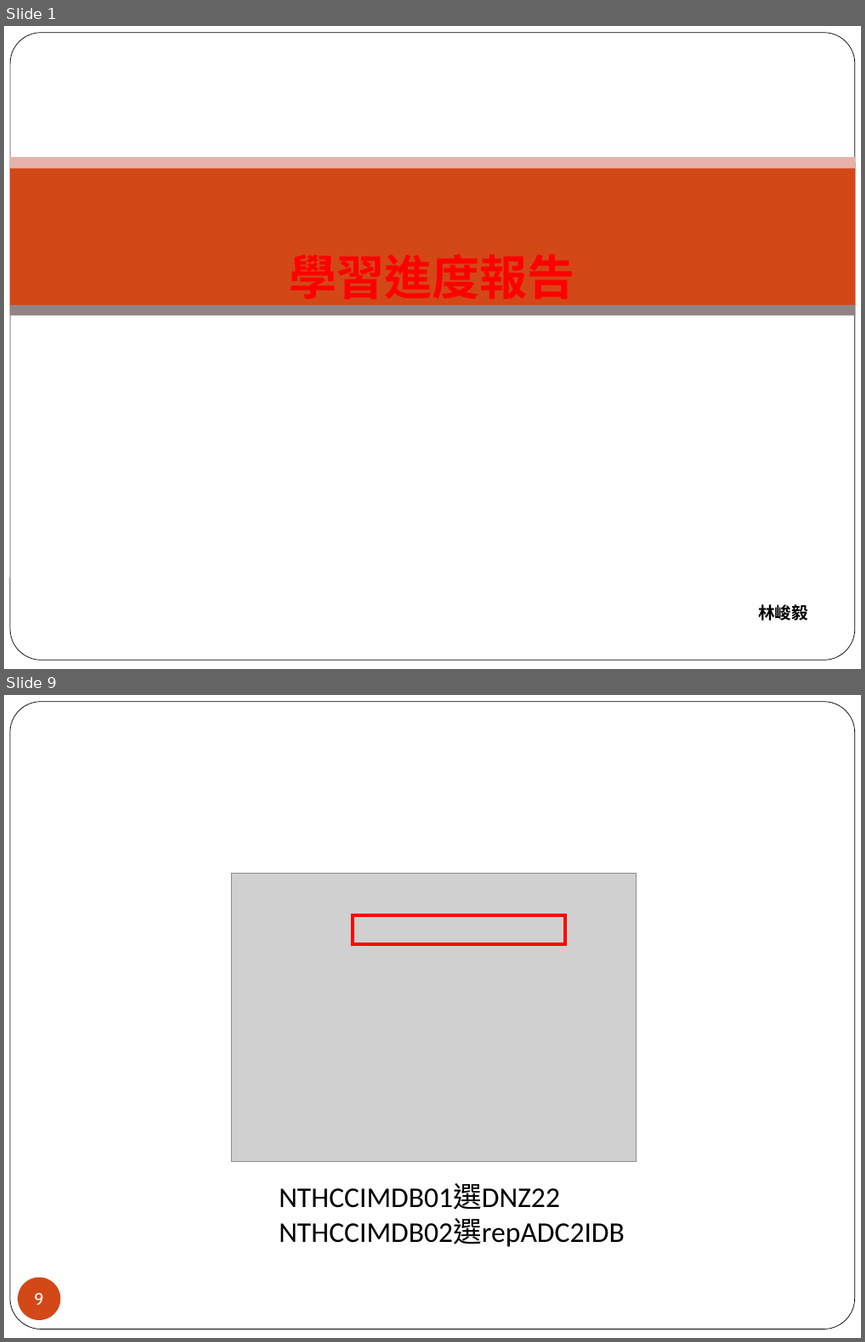
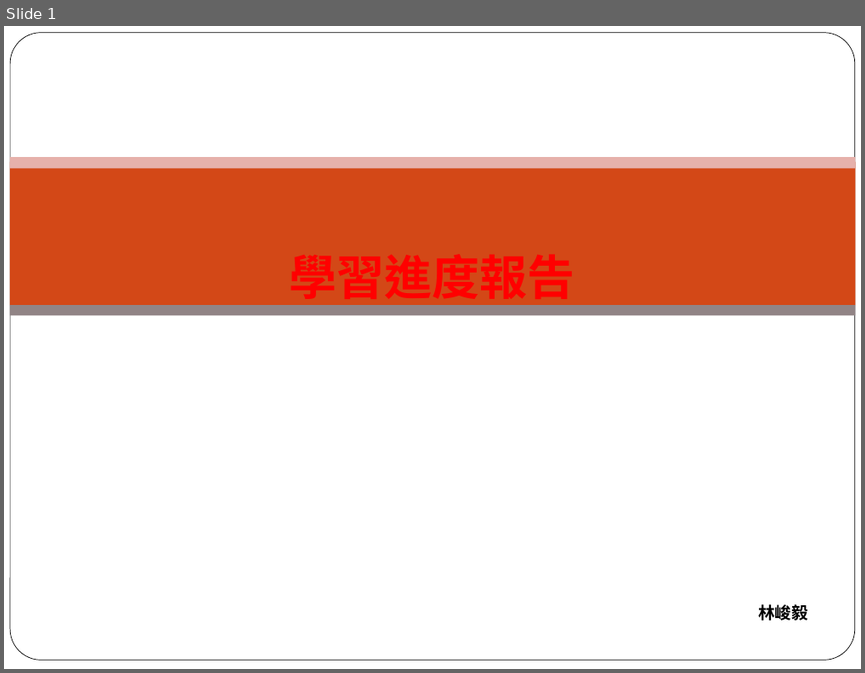
Before and after one commit to a20017428/gh, a slide deck: 週報/FUR/林峻毅(20240603)/林峻毅_週報_1211.ppt. Shown one above the other, each under a label of ours: slides 1 and 9 before the commit, slide 1 after it; the slides between them are not shown. The pictures are 865x1342 and 865x673 pixels, drawn with LibreOffice and Linux fonts; fonts in the diff are those of the drawing; grey boxes stand for pictures; background and template pictures are left out. Boxes give left, top, right and bottom in pixels: in the first picture for what was removed or moved away, otherwise in the second. Text is boxed around its words. In the diff, an @@ line names an element or a change of style, - is before the commit and + after.

```diff
--- a/週報/FUR/林峻毅(20240603)/林峻毅_週報_1211.ppt
+++ b/週報/FUR/林峻毅(20240603)/林峻毅_週報_1211.ppt
@@ slide 9 removed at [4, 695, 861, 1338], background picture (left out); not listed: 1 template element that a slide beside it also shows @@
@@ picture removed at [231, 873, 636, 1162] @@
@@ rectangle removed at [352, 915, 565, 944] @@
@@ text removed at [279, 1184, 624, 1247] @@
-NTHCCIMDB01選DNZ22
-NTHCCIMDB02選repADC2IDB
@@ page number removed at [18, 1276, 61, 1320] @@
-9
```
Also in this commit, not shown: 15 slides added, 23 other slides removed, 22 other files.
